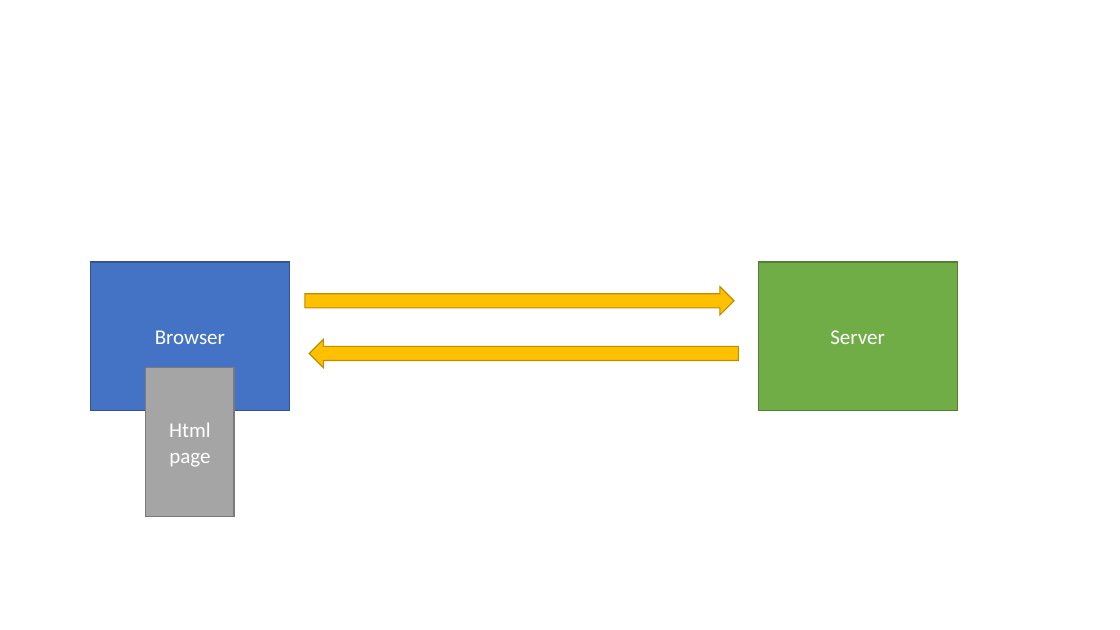
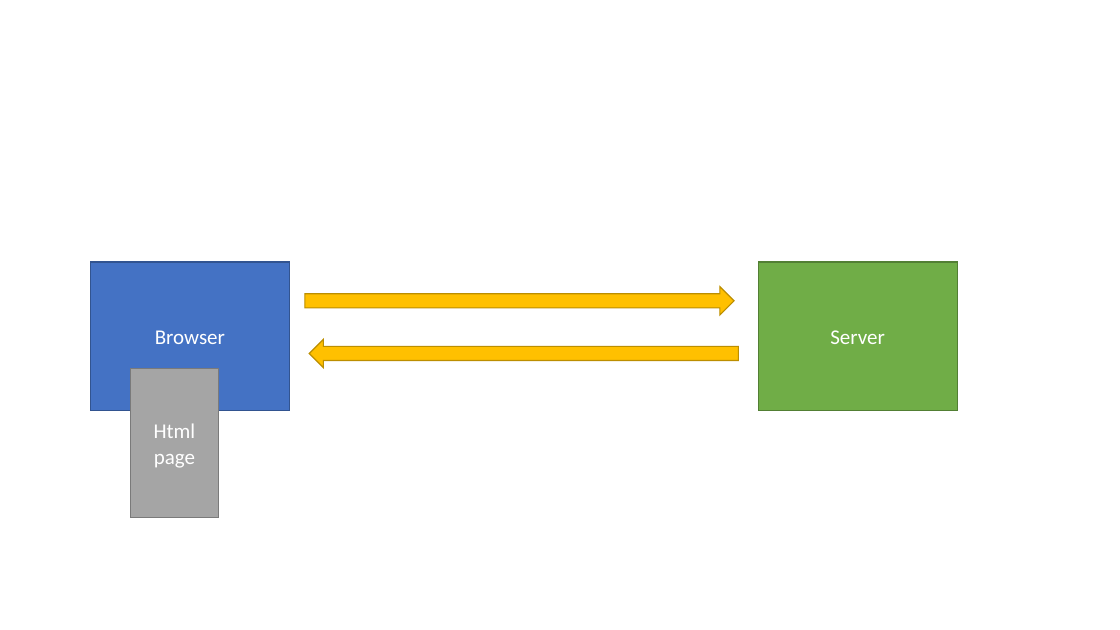
Before and after one commit to 200914ROC2/Training, a slide deck: slide 2 of 6Week-Angular/6w.pptx. Drawn at 1120x630 pixels with LibreOffice and Linux fonts; fonts in the diff are those of the drawing. Boxes give left, top, right and bottom in pixels: in the first picture for what was removed or moved away, otherwise in the second. Text is boxed around its words. In the diff, an @@ line names an element or a change of style, - is before the commit and + after.

```diff
--- a/6Week-Angular/6w.pptx
+++ b/6Week-Angular/6w.pptx
@@ rectangle "Html page": place and size @@
-rectangle "Html page" at [146,368,234,517]
+rectangle "Html page" at [130,369,218,518]
```
Also in this commit, not shown: 1 other slide changed, 6 slides added.
